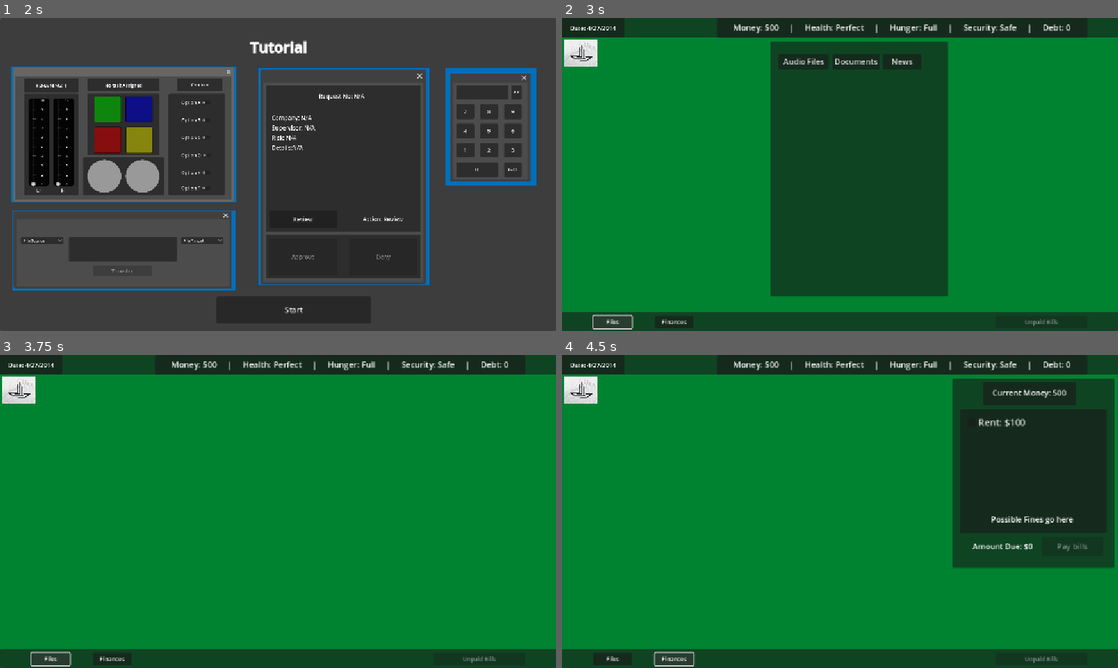
Above: before the commit, frames 1-4 (two rows, left to right).
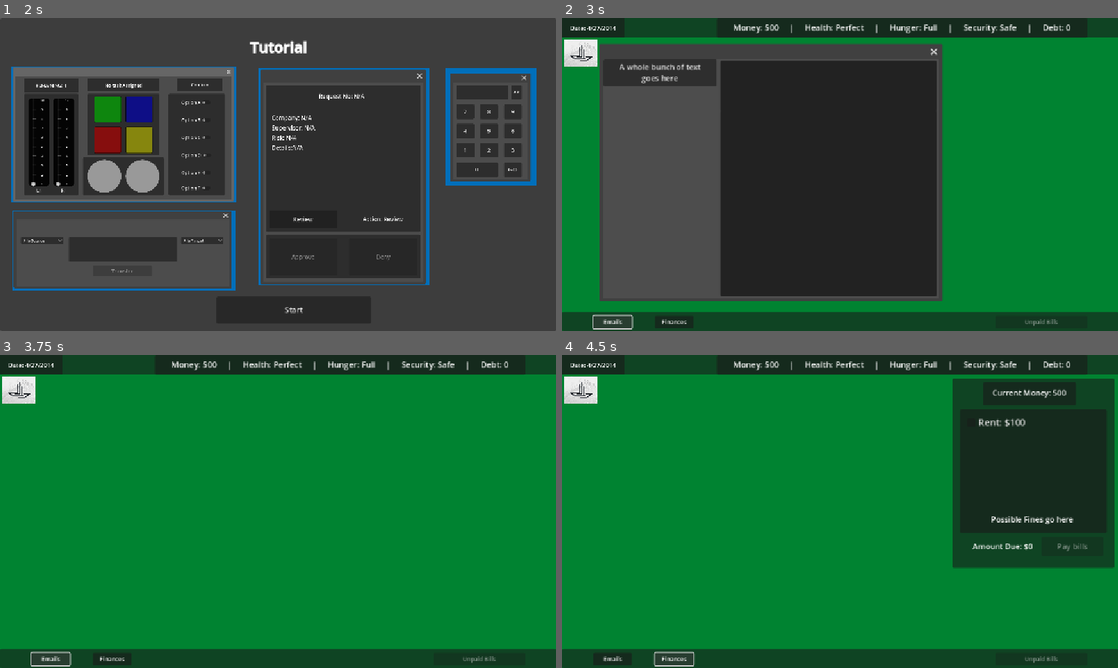
Above: after the commit, the same moments.

Repository: andrewpressman/Operation-OS
Game: Godot game, scene res://Menu/MainMenu.tscn
Same seed, same stepped clock (60 frames per second), same inputs: the game is played once before the commit and once after it.
Inputs (mouse positions are in pixels of both pictures, inside the frame that each line leads up to):
- Up to frame 1 (2 s): click "New Game" at 0.5 s; click "Accept" at 1.25 s
- Up to frame 2 (3 s): click "Start" at 2 s; click (612, 321) at 2.75 s, where only the run before the commit has a clickable "Files"
- Up to frame 3 (3.75 s): click (50, 658) at 3.5 s, where only the run after the commit has a clickable "Emails"
- Up to frame 4 (4.5 s): click "Finances" at 4.25 s

Frame 1 is identical in both runs. In frame 2, 51% of the frame differs, in the area x 6-70%, y 7-98%; in frame 3, less than 0.1%; in frame 4, less than 0.1%.

Commit message:
Reformatted Files to emails
Reworked files panel into a window that will display emails
Resized audio player window
removed unused scenes/scripts

Diff:
--- a/Home/AudioPlayer.tscn
+++ b/Home/AudioPlayer.tscn
@@ -5,24 +5,24 @@
 [node name="Window" type="Window"]
 audio_listener_enable_2d = true
 initial_position = 1
-size = Vector2i(600, 300)
+size = Vector2i(245, 130)
 script = ExtResource("1_o5d30")
 
 [node name="Player" type="AudioStreamPlayer2D" parent="."]
 
 [node name="Subtitles" type="Panel" parent="."]
-offset_top = 136.0
-offset_right = 600.0
-offset_bottom = 300.0
+offset_top = 50.0
+offset_right = 244.0
+offset_bottom = 130.0
 
 [node name="Timer" type="Timer" parent="Subtitles"]
 
 [node name="Text" type="RichTextLabel" parent="Subtitles"]
 layout_mode = 0
 offset_left = 4.0
-offset_top = 16.0
-offset_right = 588.0
-offset_bottom = 160.0
+offset_top = 10.0
+offset_right = 244.0
+offset_bottom = 80.0
 text = "This is sample text line 1
 This is sample text line 2
 This is sample text line 3
@@ -36,32 +36,32 @@
 vertical_alignment = 1
 
 [node name="PlayPanel" type="Panel" parent="."]
-offset_right = 600.0
-offset_bottom = 128.0
+offset_right = 244.0
+offset_bottom = 50.0
 
 [node name="Slider" type="HSlider" parent="PlayPanel"]
 layout_mode = 0
-offset_left = 76.0
-offset_top = 42.0
-offset_right = 492.0
-offset_bottom = 106.0
+offset_left = 44.0
+offset_top = 10.0
+offset_right = 172.0
+offset_bottom = 41.0
 editable = false
 scrollable = false
 
 [node name="Button" type="Button" parent="PlayPanel"]
 layout_mode = 0
-offset_left = 36.0
-offset_top = 58.0
-offset_right = 68.0
-offset_bottom = 90.0
+offset_left = 12.0
+offset_top = 10.0
+offset_right = 44.0
+offset_bottom = 41.0
 text = "⏵︎"
 
 [node name="Timestamp" type="RichTextLabel" parent="PlayPanel"]
 layout_mode = 0
-offset_left = 500.0
-offset_top = 50.0
-offset_right = 580.0
-offset_bottom = 98.0
+offset_left = 164.0
+offset_top = 10.0
+offset_right = 244.0
+offset_bottom = 34.0
 text = "00:00"
 horizontal_alignment = 1
 vertical_alignment = 1
--- a/Home/DocumentReader.gd
+++ /dev/null
@@ -1,8 +0,0 @@
-extends Window
-
-func _ready() -> void:
-	pass
-
-func LoadTextFile(file : int):
-	match file:
-		pass
--- /dev/null
+++ b/Home/EmailWindow.gd
@@ -0,0 +1,8 @@
+extends Window
+
+# Called when the node enters the scene tree for the first time.
+func _ready() -> void:
+	pass
+
+func kill():
+	queue_free()
--- /dev/null
+++ b/Home/Emails.tscn
@@ -0,0 +1,42 @@
+[gd_scene load_steps=2 format=3 uid="uid://dys6l8u2dgk7y"]
+
+[ext_resource type="Script" uid="uid://0yisn75o4osx" path="res://Home/EmailWindow.gd" id="1_lnahb"]
+
+[node name="Emails" type="Window"]
+auto_translate_mode = 1
+position = Vector2i(85, 85)
+size = Vector2i(695, 495)
+script = ExtResource("1_lnahb")
+
+[node name="ScrollContainer" type="ScrollContainer" parent="."]
+offset_right = 235.0
+offset_bottom = 495.0
+
+[node name="VBoxContainer" type="VBoxContainer" parent="ScrollContainer"]
+layout_mode = 2
+size_flags_horizontal = 3
+size_flags_vertical = 3
+
+[node name="Button" type="Button" parent="ScrollContainer/VBoxContainer"]
+layout_mode = 2
+text = "A whole bunch of text
+goes here"
+
+[node name="Email" type="Panel" parent="."]
+offset_left = 243.0
+offset_top = 3.0
+offset_right = 691.0
+offset_bottom = 491.0
+
+[node name="Header" type="Panel" parent="Email"]
+layout_mode = 0
+offset_right = 448.0
+offset_bottom = 104.0
+
+[node name="Body" type="Panel" parent="Email"]
+layout_mode = 0
+offset_top = 104.0
+offset_right = 448.0
+offset_bottom = 488.0
+
+[connection signal="close_requested" from="." to="." method="kill"]
--- a/Home/HomeController.gd
+++ b/Home/HomeController.gd
@@ -2,6 +2,9 @@
 
 var Options = preload("res://Menu/Options.tscn")
 var OptionsIst: Node = null
+
+var Emails = preload("res://Home/Emails.tscn")
+var EmailsIst: Node = null
 
 var CanWork : bool
 
@@ -16,8 +19,9 @@
 	else:
 		CanWork = true
 	GlobalVar.optionsVisible = false
+
 	$Finances.visible = false
-	$Files.visible = false
+
 	UpdateStats()
 	SaveLoad.Save()
 
@@ -34,8 +38,14 @@
 func FinancesButton():
 	$Finances.visible = !$Finances.visible
 
-func FilesButton():
-	$Files.visible = !$Files.visible
+func DisplayEmails():
+	if EmailsIst && is_instance_valid(EmailsIst):
+		EmailsIst.kill()
+		EmailsIst = null
+	else:
+		var t1 = Emails.instantiate()
+		EmailsIst = t1
+		add_child(t1)
 
 func _input(_event: InputEvent) -> void:
 	if Input.is_action_just_pressed("ui_cancel"):
--- a/Home/HomeDesktop.tscn
+++ b/Home/HomeDesktop.tscn
@@ -1,11 +1,10 @@
-[gd_scene load_steps=8 format=3 uid="uid://b7ona7h1qsp11"]
+[gd_scene load_steps=7 format=3 uid="uid://b7ona7h1qsp11"]
 
 [ext_resource type="Script" uid="uid://xfshrrfypgpw" path="res://Home/HomeController.gd" id="1_h8ttb"]
 [ext_resource type="Texture2D" uid="uid://c7ecxux7xtje8" path="res://Assets/Images/TempTorrN.jpg" id="2_83bdw"]
 [ext_resource type="Script" uid="uid://bu5bal6bbm8dn" path="res://Work/clock.gd" id="2_g4fyx"]
 [ext_resource type="PackedScene" uid="uid://bg77iwchwhc56" path="res://Menu/Options.tscn" id="2_ouabc"]
 [ext_resource type="Script" uid="uid://wx6udpnlcvrg" path="res://Home/finances.gd" id="3_qon11"]
-[ext_resource type="Script" uid="uid://0yisn75o4osx" path="res://Home/UnlockedFiles.gd" id="4_x257b"]
 
 [sub_resource type="PlaceholderTexture2D" id="PlaceholderTexture2D_ouabc"]
 
@@ -62,14 +61,14 @@
 offset_right = 1152.0
 offset_bottom = 648.0
 
-[node name="UnlockedFiles" type="Button" parent="Taskbar"]
+[node name="Emails" type="Button" parent="Taskbar"]
 layout_mode = 0
 offset_left = 64.0
 offset_top = 8.0
 offset_right = 144.0
 offset_bottom = 33.0
 theme_override_font_sizes/font_size = 12
-text = "Files"
+text = "Emails"
 
 [node name="Finances" type="Button" parent="Taskbar"]
 layout_mode = 0
@@ -276,69 +275,6 @@
 offset_bottom = 368.0
 text = "Pay bills"
 
-[node name="Files" type="Panel" parent="."]
-offset_left = 431.0
-offset_top = 48.0
-offset_right = 799.0
-offset_bottom = 576.0
-script = ExtResource("4_x257b")
-
-[node name="Audio" type="Button" parent="Files"]
-layout_mode = 0
-offset_left = 17.0
-offset_top = 26.0
-offset_right = 121.0
-offset_bottom = 57.0
-text = "Audio Files"
-
-[node name="AudioFiles" type="Panel" parent="Files"]
-visible = false
-layout_mode = 0
-offset_left = 15.315
-offset_top = 64.0
-offset_right = 351.315
-offset_bottom = 496.0
-
-[node name="Text" type="Button" parent="Files"]
-layout_mode = 0
-offset_left = 129.0
-offset_top = 26.0
-offset_right = 226.0
-offset_bottom = 57.0
-text = "Documents"
-
-[node name="TextFiles" type="Panel" parent="Files"]
-visible = false
-layout_mode = 0
-offset_left = 15.315
-offset_top = 64.0
-offset_right = 351.315
-offset_bottom = 496.0
-
-[node name="News" type="Button" parent="Files"]
-layout_mode = 0
-offset_left = 233.0
-offset_top = 26.0
-offset_right = 313.0
-offset_bottom = 57.0
-text = "News"
-
-[node name="NewsFiles" type="Panel" parent="Files"]
-layout_mode = 0
-offset_left = 15.315
-offset_top = 64.0
-offset_right = 351.315
-offset_bottom = 496.0
-
-[node name="Close" type="Button" parent="Files"]
-visible = false
-layout_mode = 0
-offset_left = 297.0
-offset_top = 72.0
-offset_right = 337.0
-offset_bottom = 104.0
-text = "X"
-
 [node name="ColorRect" type="ColorRect" parent="."]
 visible = false
 offset_left = 40.0
@@ -355,7 +291,7 @@
 bbcode_enabled = true
 
 [connection signal="pressed" from="DEBUG BUTTON" to="." method="UpdateStats"]
-[connection signal="pressed" from="Taskbar/UnlockedFiles" to="." method="FilesButton"]
+[connection signal="pressed" from="Taskbar/Emails" to="." method="DisplayEmails"]
 [connection signal="pressed" from="Taskbar/Finances" to="." method="FinancesButton"]
 [connection signal="pressed" from="Taskbar/GoWork" to="." method="GoWork"]
 [connection signal="pressed" from="Finances/Bills/Rent" to="Finances" method="ToggleRent"]
@@ -366,7 +302,3 @@
 [connection signal="pressed" from="Finances/Bills/Security" to="Finances" method="ToggleSecurity"]
 [connection signal="pressed" from="Finances/Bills/Debt" to="Finances" method="ToggleDebt"]
 [connection signal="pressed" from="Finances/Pay" to="Finances" method="PayBills"]
-[connection signal="pressed" from="Files/Audio" to="Files" method="ShowAudioFiles"]
-[connection signal="pressed" from="Files/Text" to="Files" method="ShowTextFiles"]
-[connection signal="pressed" from="Files/News" to="Files" method="ShowTextFiles"]
-[connection signal="pressed" from="Files/Close" to="Files" method="Close"]
--- a/Home/TextFileReader.tscn
+++ /dev/null
@@ -1,18 +0,0 @@
-[gd_scene load_steps=2 format=3 uid="uid://dct1qi1wph2ss"]
-
-[ext_resource type="Script" uid="uid://bxglusvt7cp32" path="res://Home/DocumentReader.gd" id="1_t1gri"]
-
-[node name="Window" type="Window"]
-initial_position = 1
-size = Vector2i(550, 550)
-script = ExtResource("1_t1gri")
-
-[node name="ColorRect" type="ColorRect" parent="."]
-offset_right = 550.0
-offset_bottom = 551.0
-color = Color(0.201527, 0.201527, 0.201527, 1)
-
-[node name="RichTextLabel" type="RichTextLabel" parent="."]
-offset_right = 550.0
-offset_bottom = 550.0
-text = "Text File text will go here"
--- a/Home/UnlockedFiles.gd
+++ /dev/null
@@ -1,32 +0,0 @@
-extends Panel
-
-# Called when the node enters the scene tree for the first time.
-func _ready() -> void:
-	$AudioFiles.visible = false
-	$TextFiles.visible = false
-	$Close.visible = false
-	$NewsFiles.visible = false
-
-func ShowAudioFiles():
-	$NewsFiles.visible = false
-	$AudioFiles.visible = true
-	$TextFiles.visible = false
-	$Close.visible = true
-
-func ShowTextFiles():
-	$NewsFiles.visible = false
-	$AudioFiles.visible = false
-	$TextFiles.visible = true
-	$Close.visible = true
-
-func ShowNews():
-	$NewsFiles.visible = true
-	$AudioFiles.visible = false
-	$TextFiles.visible = false
-	$Close.visible = true
-
-func Close():
-	$AudioFiles.visible = false
-	$TextFiles.visible = false
-	$NewsFiles.visible = false
-	$Close.visible = false
--- a/Home/finances.gd
+++ b/Home/finances.gd
@@ -123,6 +123,9 @@
 		$Pay.disabled = false
 	$AmountDue.text = "Amount Due: $" + str(AmountDue)
 
+	if AmountDue > GlobalVar.Money:
+		$AmountDue.text = "Amount Due: $" + str(AmountDue) + ": DEBT"
+
 func SetPrices():
 	if GlobalVar.CurrentLevel > 1 && GlobalVar.NewLevel:
 		GlobalVar.RentPrice = GlobalVar.RentPrice + (GlobalVar.RentIncrease * GlobalVar.CurrentLevel)
--- a/Tasks/Buttons.tscn
+++ b/Tasks/Buttons.tscn
@@ -2,7 +2,7 @@
 
 [ext_resource type="Theme" uid="uid://jjnq4k3kut6u" path="res://Assets/StyleBoxes/TaskTheme.tres" id="1_vx7ot"]
 [ext_resource type="Script" uid="uid://2xxxsq35ea4d" path="res://Tasks/Buttons.gd" id="1_y6534"]
-[ext_resource type="StyleBox" uid="uid://d03i1mx53io2p" path="res://Assets/StyleBoxes/Buttons.tres" id="2_gfsxd"]
+[ext_resource type="StyleBox" uid="uid://d03i1mx53io2p" path="res://Assets/StyleBoxes/CtrlPanelButtons.tres" id="2_gfsxd"]
 [ext_resource type="Theme" uid="uid://bu4om3wwt61kc" path="res://Tasks/ControlPanelTheme.tres" id="3_exqui"]
 
 [sub_resource type="Animation" id="Animation_exqui"]
Renamed: Assets/StyleBoxes/Buttons.tres -> Assets/StyleBoxes/CtrlPanelButtons.tres
Not shown, removed: Home/DocumentReader.gd.uid
Renamed: Home/UnlockedFiles.gd.uid -> Home/EmailWindow.gd.uid
